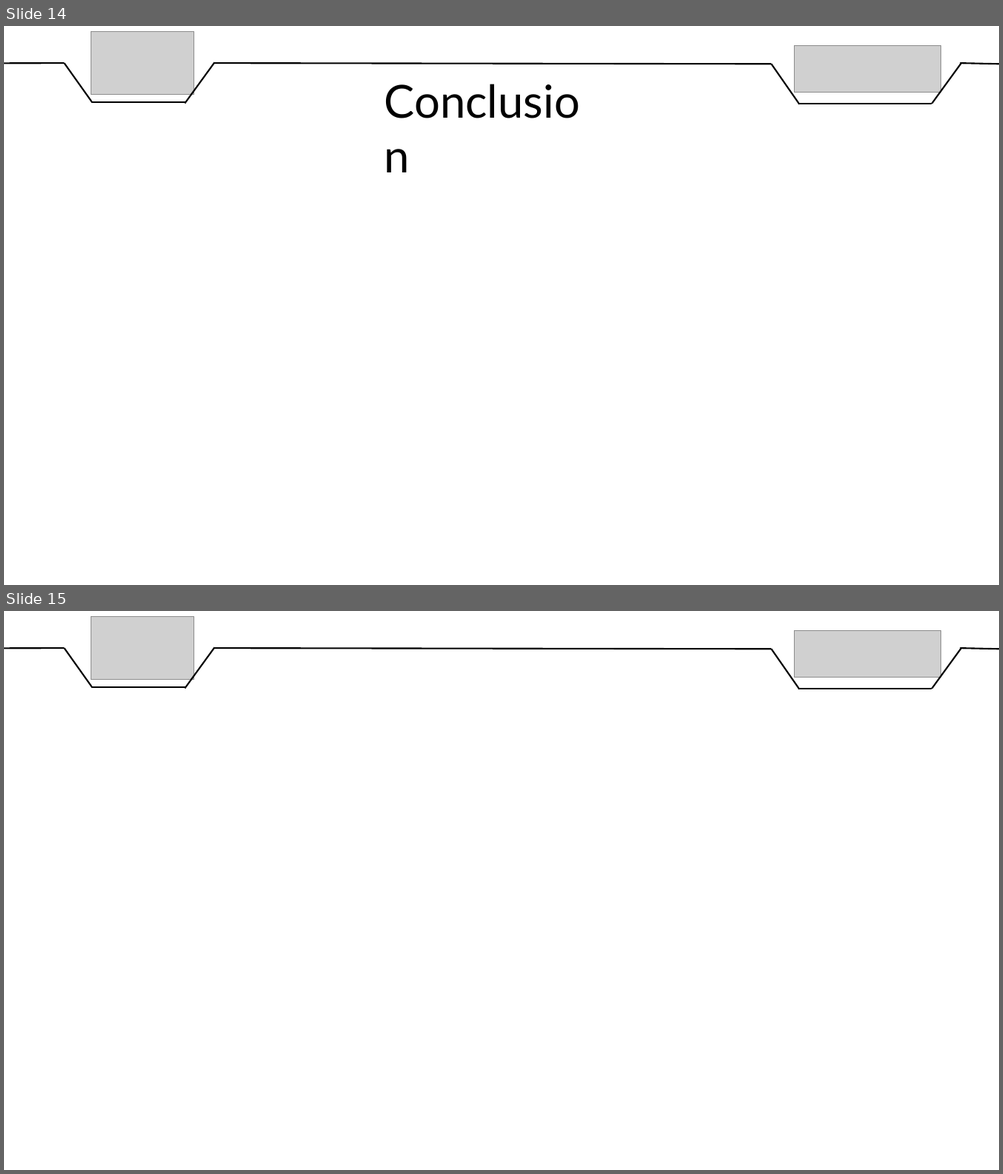
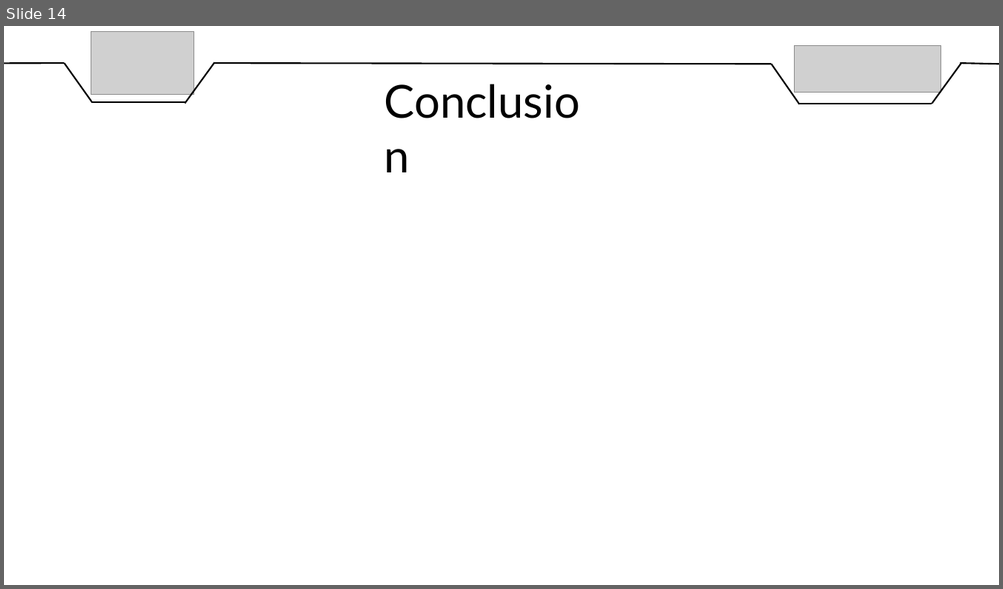
Before and after one commit to DylanChe/SupervisionSerre, a slide deck: oral_projet/revue_2/diaporama_revue_2_dylan.pptx. Shown one above the other, each under a label of ours: slides 14 and 15 before the commit, slide 14 after it. The pictures are 1003x1174 and 1003x589 pixels, drawn with LibreOffice and Linux fonts; fonts in the diff are those of the drawing; grey boxes stand for pictures. Boxes give left, top, right and bottom in pixels: in the first picture for what was removed or moved away, otherwise in the second. Text is boxed around its words. In the diff, an @@ line names an element or a change of style, - is before the commit and + after.

```diff
--- a/oral_projet/revue_2/diaporama_revue_2_dylan.pptx
+++ b/oral_projet/revue_2/diaporama_revue_2_dylan.pptx
@@ slide 15 removed at [4, 611, 999, 1170], background #FFFFFF @@
@@ picture removed at [91, 616, 194, 680] @@
@@ picture removed at [794, 630, 941, 677] @@
@@ line removed from (4, 648) to (65, 648) @@
@@ line removed from (65, 648) to (92, 688) @@
@@ line removed from (214, 647) to (185, 689) @@
@@ line removed from (213, 648) to (771, 649) @@
@@ line removed from (771, 649) to (800, 689) @@
@@ line removed from (962, 647) to (931, 689) @@
@@ line removed from (960, 648) to (999, 649) @@
@@ line removed from (92, 688) to (186, 688) @@
@@ line removed from (800, 689) to (931, 689) @@
```
Also in this commit, not shown: 4 slides changed.
